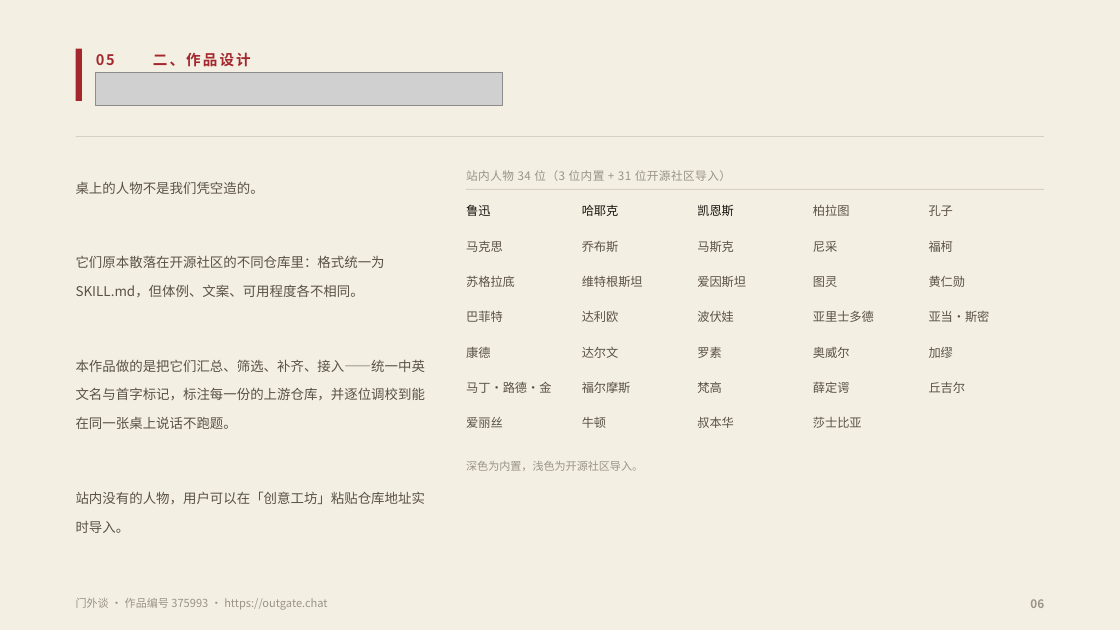
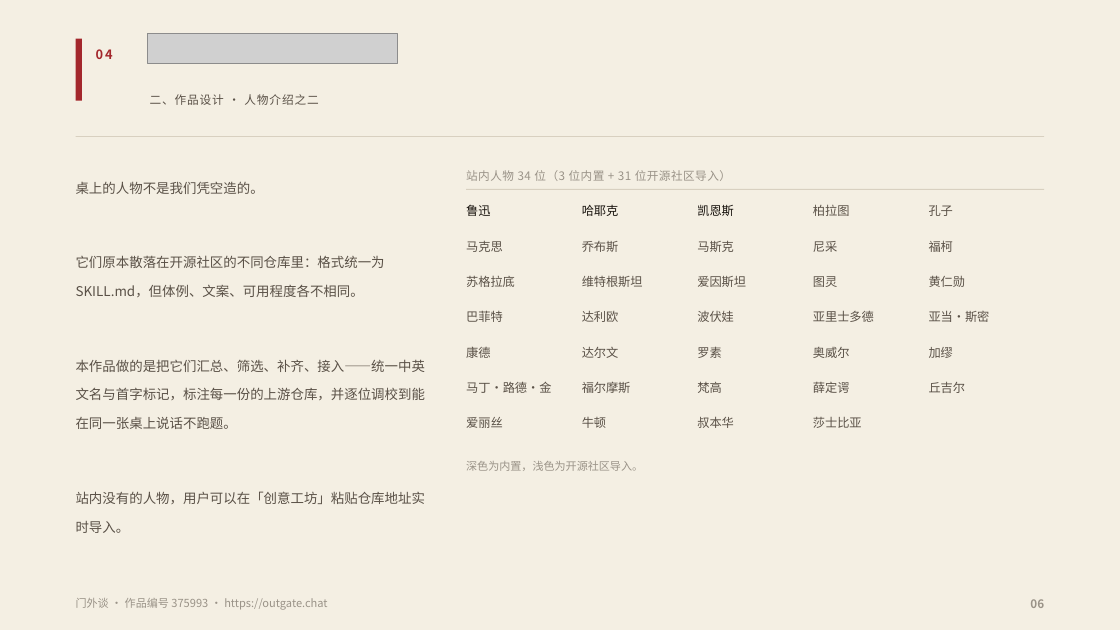
Before and after one commit to fsh114514/menwaitan, a slide deck: slide 6 of competition/答辩PPT.pptx. Drawn at 1120x630 pixels with LibreOffice and Linux fonts; fonts in the diff are those of the drawing; grey boxes stand for pictures. Boxes give left, top, right and bottom in pixels: in the first picture for what was removed or moved away, otherwise in the second. Text is boxed around its words. In the diff, an @@ line names an element or a change of style, - is before the commit and + after.

```diff
--- a/competition/答辩PPT.pptx
+++ b/competition/答辩PPT.pptx
@@ rectangle resized from (x1=76, y1=49, x2=82, y2=101) to (x1=76, y1=39, x2=82, y2=101) @@
@@ text at (x1=96, y1=49, x2=113, y2=59): text changed; size 12.5 to 11 pt @@
-05
+04
@@ picture added at (x1=148, y1=34, x2=397, y2=63) @@
@@ picture removed at (x1=96, y1=72, x2=502, y2=106) @@
@@ text at (x1=150, y1=94, x2=318, y2=105): text changed; size 12.5 to 10 pt; text colour #A3272C to #5A5147; bold off @@
-二、作品设计
+二、作品设计 · 人物介绍之二
```
Also in this commit, not shown: 13 other slides changed, 9 other files.
